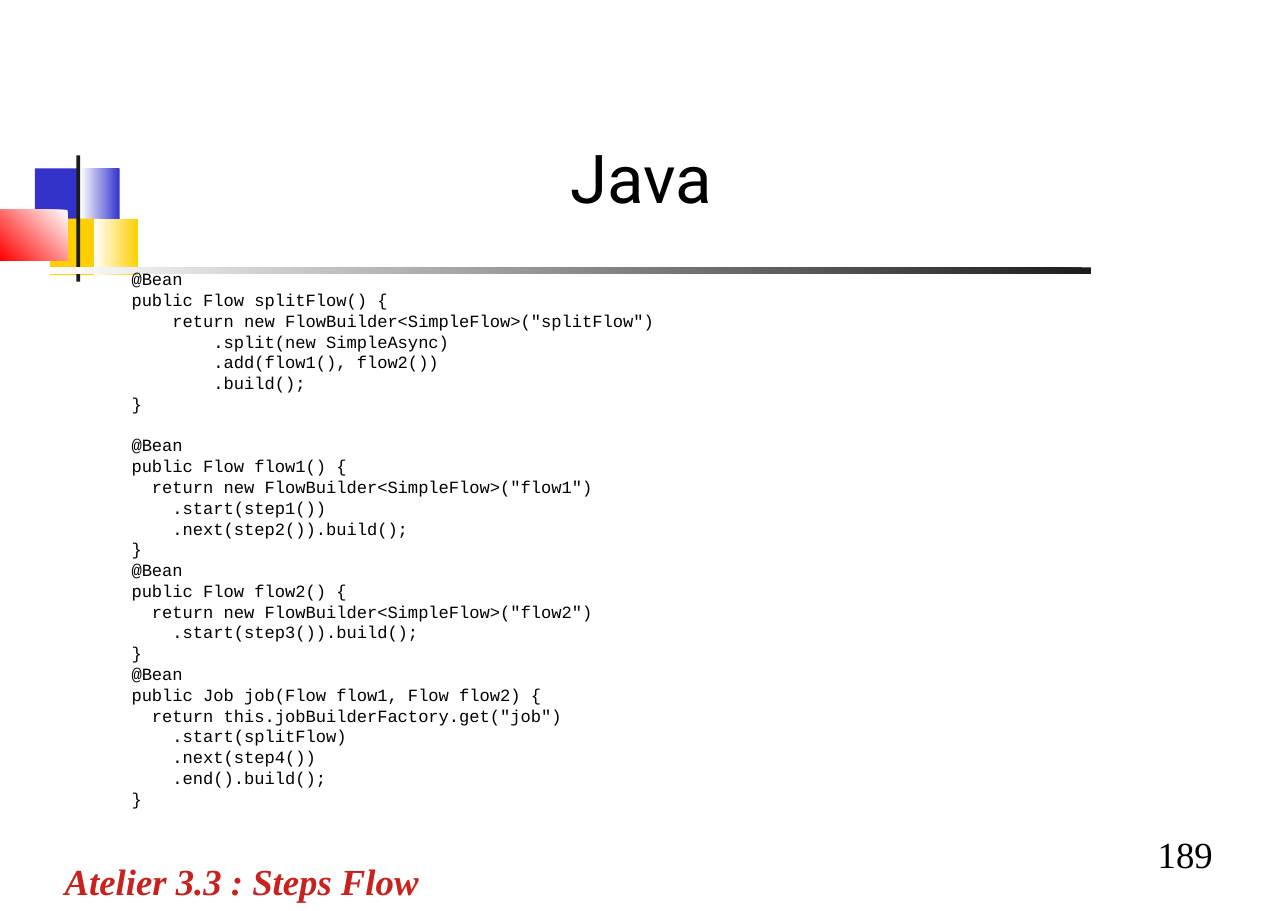
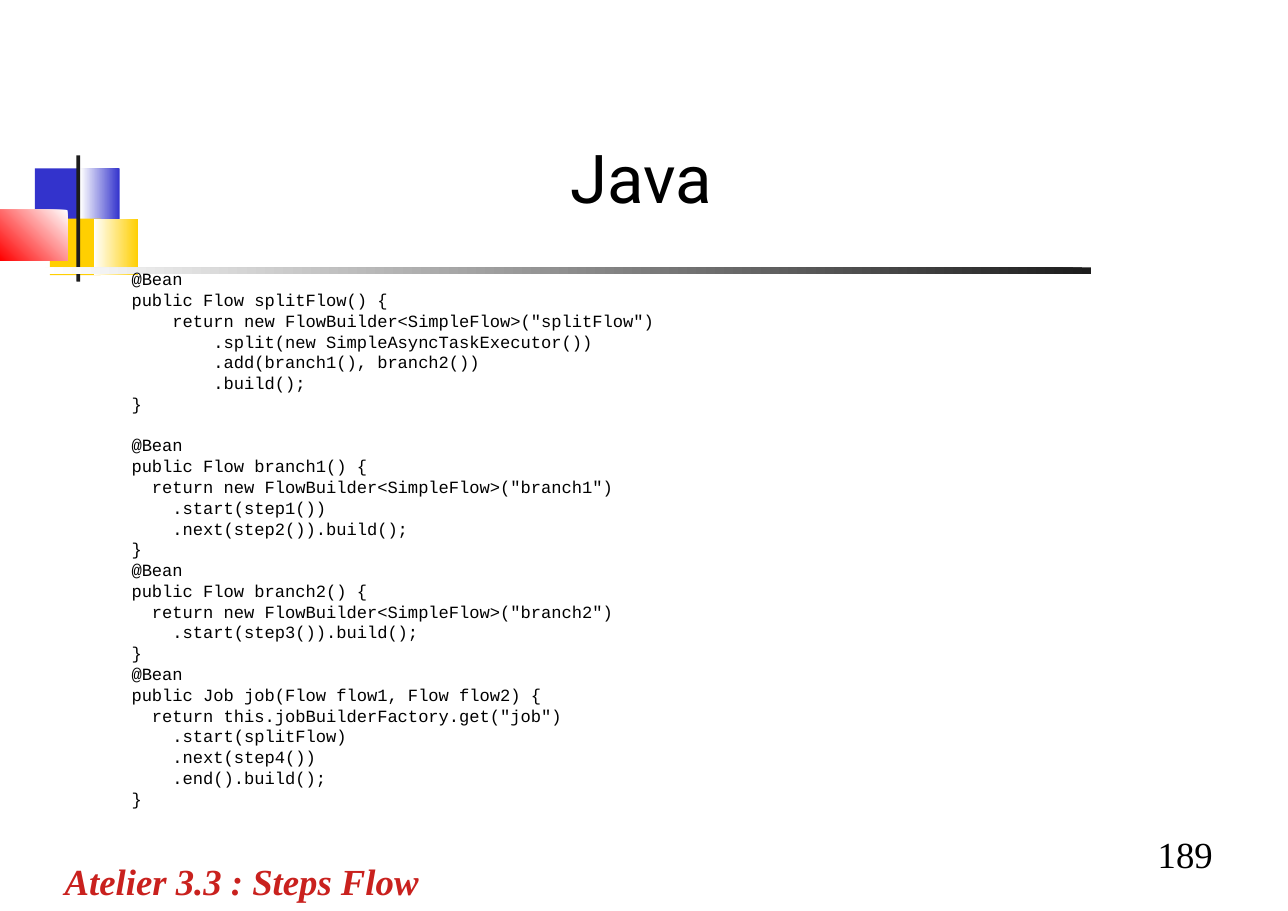
Before and after one commit to dthibau/springbatch, a slide deck: slide 189 of SpringBatch.odp. Drawn at 1288x911 pixels with LibreOffice and Linux fonts; fonts in the diff are those of the drawing. Boxes give left, top, right and bottom in pixels: in the first picture for what was removed or moved away, otherwise in the second. Text is boxed around its words. In the diff, an @@ line names an element or a change of style, - is before the commit and + after.

```diff
--- a/SpringBatch.odp
+++ b/SpringBatch.odp
@@ text at (213, 335, 592, 372): text changed @@
-.split(new SimpleAsync)
-.add(flow1(), flow2())
+.split(new SimpleAsyncTaskExecutor())
+.add(branch1(), branch2())
@@ text at (132, 459, 613, 497): text changed @@
-public Flow flow1() {
-return new FlowBuilder<SimpleFlow>("flow1")
+public Flow branch1() {
+return new FlowBuilder<SimpleFlow>("branch1")
@@ text at (132, 584, 613, 622): text changed @@
-public Flow flow2() {
-return new FlowBuilder<SimpleFlow>("flow2")
+public Flow branch2() {
+return new FlowBuilder<SimpleFlow>("branch2")
```
Also in this commit, not shown: 2 other slides changed, 1 other file.
